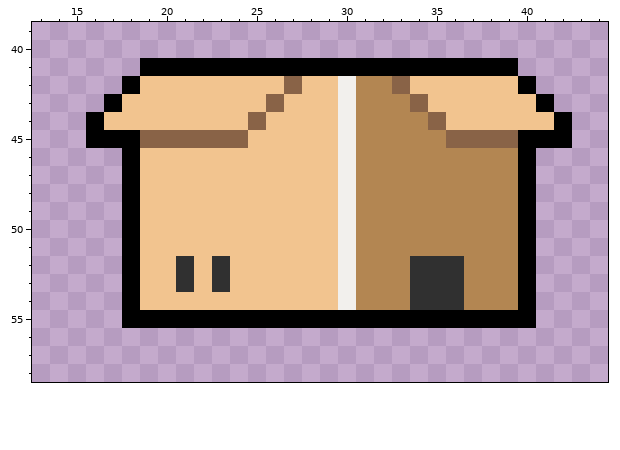
Pixel-art sprite: Resourses/Trash/Box.png. Above, as it was before the edit.
The file is 64x64 pixels. Shown: x 13..44, y 39..58.
New version:
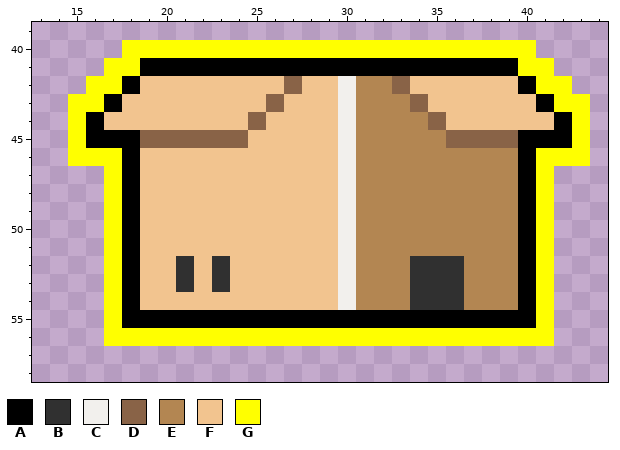
Palette (. is transparent): A #000000  B #303030  C #f2f0ed  D #896347  E #b38652  F #f2c48f  G #ffff00
The exact change:
Colour G is added in row 40 at x 18 to 40; in row 41 at x 17 to 18 and 40 to 41; in row 42 at x 16 to 17 and 41 to 42; in row 43 at x 15 to 16 and 42 to 43; in rows 44 to 45 at x 15 and 43; in row 46 at x 15 to 17 and 41 to 43.
Colour G is added in rows 47 to 55 at x 17 and 41; in row 56 at x 17 to 41.
